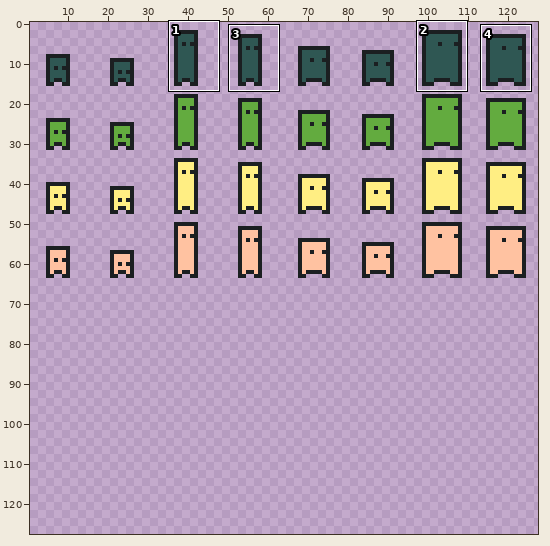
Edited in one commit: sprite sheet (Resources/Textures/chars.png). The first picture is a wide view before the edit; the outline marks the close-up.
Close-up. Earlier state:
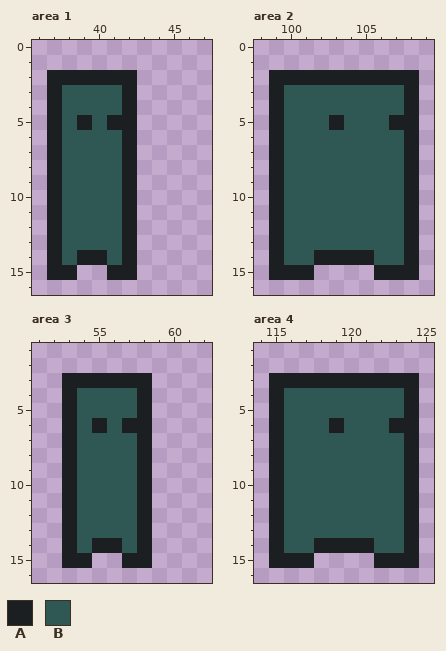
The file is 128x128 pixels. Shown: area 1: x 36..47, y 0..16; area 2: x 98..109, y 0..16; area 3: x 51..62, y 1..16; area 4: x 114..125, y 1..16. The wide view leaves out empty margins. The commit also changed other parts of the picture, which this record leaves out.
Palette (. is transparent): A #1b1f21  B #2f5753
Pixels before, area 1, first column x 37:
 2 AAAAAA
 3 ABBBBA
 4 ABBBBA
 5 ABABAA
 6 ABBBBA
 7 ABBBBA
 8 ABBBBA
 9 ABBBBA
10 ABBBBA
11 ABBBBA
12 ABBBBA
13 ABBBBA
14 ABAABA
15 AA..AA
Pixels before, area 2, first column x 99:
 2 AAAAAAAAAA
 3 ABBBBBBBBA
 4 ABBBBBBBBA
 5 ABBBABBBAA
 6 ABBBBBBBBA
 7 ABBBBBBBBA
 8 ABBBBBBBBA
 9 ABBBBBBBBA
10 ABBBBBBBBA
11 ABBBBBBBBA
12 ABBBBBBBBA
13 ABBBBBBBBA
14 ABBAAAABBA
15 AAA....AAA
Pixels before, area 3, first column x 53:
 3 AAAAAA
 4 ABBBBA
 5 ABBBBA
 6 ABABAA
 7 ABBBBA
 8 ABBBBA
 9 ABBBBA
10 ABBBBA
11 ABBBBA
12 ABBBBA
13 ABBBBA
14 ABAABA
15 AA..AA
Pixels before, area 4, first column x 115:
 3 AAAAAAAAAA
 4 ABBBBBBBBA
 5 ABBBBBBBBA
 6 ABBBABBBAA
 7 ABBBBBBBBA
 8 ABBBBBBBBA
 9 ABBBBBBBBA
10 ABBBBBBBBA
11 ABBBBBBBBA
12 ABBBBBBBBA
13 ABBBBBBBBA
14 ABBAAAABBA
15 AAA....AAA
Once edited:
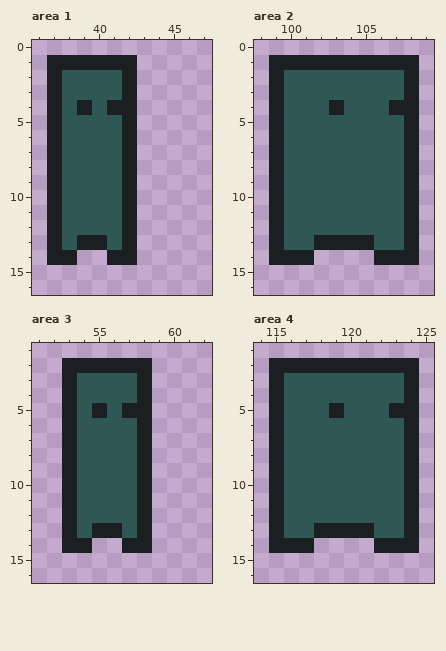
Changes in this commit:
Changed rows in their new state; - is an unchanged pixel.
Area 1:
first column x 37:
 1 AAAAAA
 2 -BBBB-
 4 --A-A-
 5 --B-B-
first column x 37:
13 --AA--
14 -A..A-
15 ..--..
Area 2:
first column x 99:
 1 AAAAAAAAAA
 2 -BBBBBBBB-
 4 ----A---A-
 5 ----B---B-
first column x 99:
13 ---AAAA---
14 -AA....AA-
15 ...----...
Area 3:
first column x 53:
 2 AAAAAA
 3 -BBBB-
 5 --A-A-
 6 --B-B-
first column x 53:
13 --AA--
14 -A..A-
15 ..--..
Area 4:
first column x 115:
 2 AAAAAAAAAA
 3 -BBBBBBBB-
 5 ----A---A-
 6 ----B---B-
first column x 115:
13 ---AAAA---
14 -AA....AA-
15 ...----...
